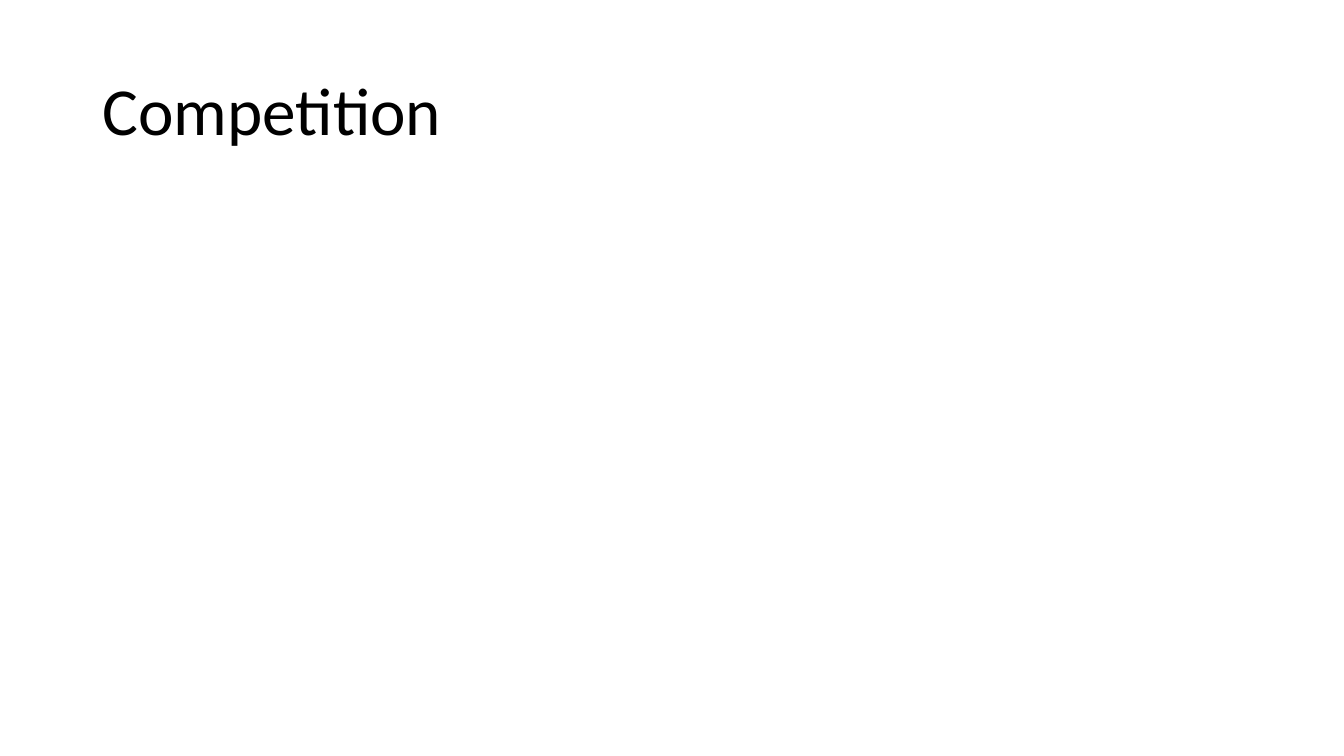
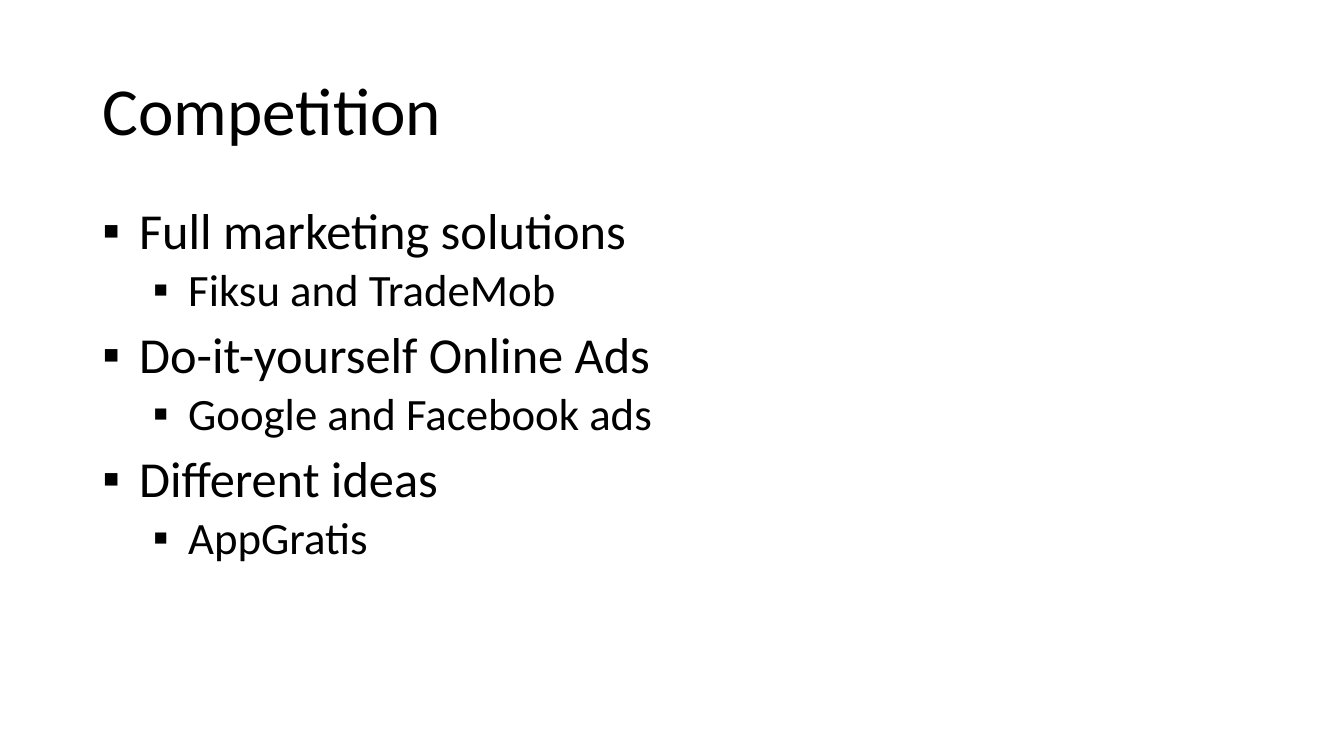
Before and after one commit to tarekayna/referengine, a slide deck: slide 8 of Documents/Investors/NWEN-FirstLook-2013-03.pptx. Drawn at 1344x756 pixels with LibreOffice and Linux fonts; fonts in the diff are those of the drawing. Boxes give left, top, right and bottom in pixels: in the first picture for what was removed or moved away, otherwise in the second. Text is boxed around its words. In the diff, an @@ line names an element or a change of style, - is before the commit and + after.

```diff
--- a/Documents/Investors/NWEN-FirstLook-2013-03.pptx
+++ b/Documents/Investors/NWEN-FirstLook-2013-03.pptx
@@ text added at <box>139,214,652,562</box>, 36 pt, text #000000 @@
+▪ Full marketing solutions
+  ▪ Fiksu and TradeMob
+▪ Do-it-yourself Online Ads
+  ▪ Google and Facebook ads
+▪ Different ideas
+  ▪ AppGratis
```
Also in this commit, not shown: 7 other slides changed.
